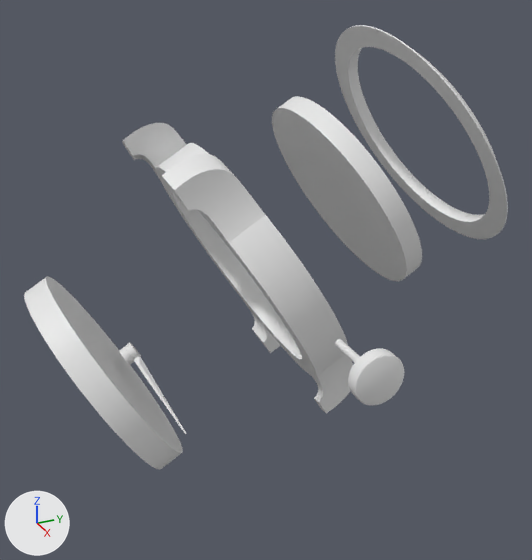
What one commit did to the glTF model watchstatistic-new/public/watch.glb.
One viewpoint serves both versions: a 50 mm lens placed at (1.932, -0.817, 1.296), pointed at (0.115, 0.0, 0.388). Arrows for +X, +Y and +Z are at lower left; the lights stay in place. Vertices at the same position are counted once.

Objects in the first picture: 'website - Bezel', 'website - Case', 'website - Crown', 'website - Glass', 'website - Hours', 'website - Minutes', 'website - Part 8'.
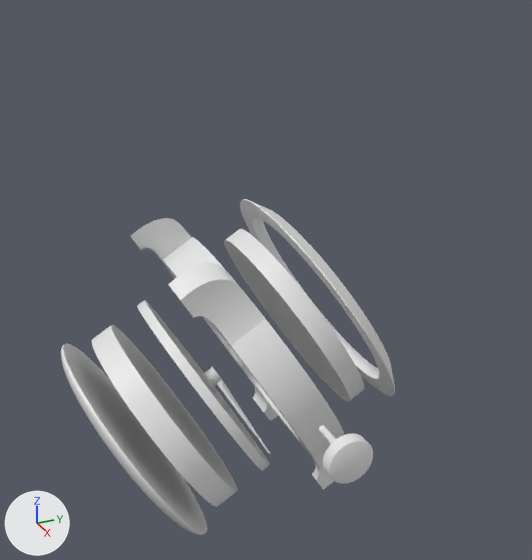
Patch to the scene script:
```diff
--- a/watchstatistic-new/public/watch.glb.py
+++ b/watchstatistic-new/public/watch.glb.py
@@ me_website___bezel @@
-me_website___bezel.from_pydata(...)  # 876 vertices, 1752 faces; spans x -0.4..0.4, y 0.372..0.776, z 0.384..1.078
+me_website___bezel.from_pydata(...)  # 876 vertices, 1752 faces; spans x -0.4..0.4, y 0.025..0.43, z -0.116..0.578
+# me_website___bezel part 1: 876 vertices removed from x -0.4..0.4, y 0.372..0.776, z 0.384..1.078
+# me_website___bezel part 2: 876 vertices added at x -0.4..0.4, y 0.025..0.43, z -0.116..0.578
@@ me_website___case @@
-me_website___case.from_pydata(...)  # 4804 vertices, 9608 faces; spans x -0.4..0.4, y -0.322..0.259, z -0.063..0.811
+me_website___case.from_pydata(...)  # 4804 vertices, 9608 faces; spans x -0.4..0.4, y -0.322..0.259, z -0.363..0.511
+# me_website___case part 3: 4804 of 4804 vertices moved; they spanned x -0.4..0.4, y -0.322..0.259, z -0.063..0.811 and now span x -0.4..0.4, y -0.322..0.259, z -0.363..0.511; mean shift (0.0, 0.0, -0.3); largest move (0.184, -0.23, 0.678) -> (0.014, 0.148, -0.276)
@@ me_website___crown @@
 me_website___crown.from_pydata(...)  # 3026 vertices, 6048 faces; spans x 0.552..0.753, y -0.065..0.065, z 0.335..0.465
+# me_website___crown part 4: all 2881 vertices in x 0.7..0.753, y -0.065..0.065, z 0.335..0.465 are moved by (-0.1, 0.0, -0.3)
+# me_website___crown part 5: all 145 vertices in x 0.552, y -0.01..0.01, z 0.39..0.41 are moved by (-0.066, 0.0, -0.3)
@@ me_website___glass @@
 me_website___glass.from_pydata(...)  # 332 vertices, 660 faces; spans x -0.33..0.33, y 0.129..0.511, z 0.284..0.886
+# me_website___glass part 6: the whole mesh is moved by (0.0, -0.173, -0.4)
@@ me_website___hours @@
-me_website___hours.from_pydata(...)  # 657 vertices, 1314 faces; spans x -0.197..0.027, y -0.429..-0.355, z 0.061..0.195
+me_website___hours.from_pydata(...)  # 657 vertices, 1314 faces; spans x -0.197..0.027, y -0.169..-0.095, z -0.089..0.045
+# me_website___hours part 7: 657 vertices removed from x -0.197..0.027, y -0.429..-0.355, z 0.061..0.195
+# me_website___hours part 8: 657 vertices added at x -0.197..0.027, y -0.169..-0.095, z -0.089..0.045
@@ me_website___minutes @@
-me_website___minutes.from_pydata(...)  # 645 vertices, 1290 faces; spans x -0.027..0.271, y -0.412..-0.317, z 0.034..0.204
+me_website___minutes.from_pydata(...)  # 645 vertices, 1290 faces; spans x -0.027..0.271, y -0.152..-0.057, z -0.116..0.054
+# me_website___minutes part 9: 645 vertices removed from x -0.027..0.271, y -0.412..-0.317, z 0.034..0.204
+# me_website___minutes part 10: 645 vertices added at x -0.027..0.271, y -0.152..-0.057, z -0.116..0.054
@@ ob_website___part_8 @@
-ob_website___part_8 = bpy.data.objects.new('website - Part 8', me_website___part_8)
@@ ob_website___part_9 @@
+ob_website___part_9 = bpy.data.objects.new('website - Part 9', me_website___part_9)  # 333 vertices, 662 faces; spans x -0.33..0.33, y -0.498..-0.103, z -0.378..0.231
+ob_website___part_9.location = (0.0, 0.0, 0.0)
@@ ob_website___dial @@
+ob_website___dial = bpy.data.objects.new('website - Dial', me_website___dial)  # 618 vertices, 1236 faces; spans x -0.33..0.33, y -0.347..0.009, z -0.291..0.296
+ob_website___dial.location = (0.0, 0.0, 0.0)
@@ ob_website___caseback @@
+ob_website___caseback = bpy.data.objects.new('website - CaseBack', me_website___caseback)  # 11468 vertices, 22932 faces; spans x -0.37..0.37, y -0.593..-0.213, z -0.453..0.19
+ob_website___caseback.location = (0.0, 0.0, 0.0)
```

Changed parts and their boxes (x1, y1, x2, y2) in the pictures (532 x 560 px; the box of a moved part takes in the faces that stretch with it):
'website - Case', reshaped (7% narrower, 7% shorter): before (122, 123, 353, 413); after (130, 218, 344, 489)
'website - Glass', mesh moved: before (272, 96, 422, 281); after (224, 229, 365, 402)
'website - Bezel', reshaped (10% narrower, 8% shorter): before (335, 25, 508, 239); after (240, 199, 395, 396)
'website - Part 8', deleted: before (24, 276, 183, 470)
'website - Part 9', added: after (92, 325, 237, 507)
'website - CaseBack', added: after (61, 343, 207, 535)
'website - Crown', reshaped (21% narrower, 10% shorter): before (335, 339, 404, 405); after (319, 425, 373, 484)
'website - Dial', added: after (137, 300, 270, 471)
'website - Minutes', reshaped: before (124, 343, 186, 434); after (207, 367, 270, 453)
'website - Hours', reshaped: before (119, 347, 134, 365); after (202, 371, 217, 388)
part 1 of me_website___bezel, deleted: before (335, 25, 508, 239)
part 2 of me_website___bezel, added: after (240, 199, 395, 396)
part 4 of me_website___crown, moved or reshaped: before (348, 348, 404, 405); after (323, 433, 373, 484)
part 5 of me_website___crown, moved or reshaped: before (335, 339, 360, 363); after (319, 425, 336, 444)
part 7 of me_website___hours, deleted: before (119, 347, 134, 365)
part 8 of me_website___hours, added: after (202, 371, 217, 388)
part 9 of me_website___minutes, deleted: before (124, 343, 186, 434)
part 10 of me_website___minutes, added: after (207, 367, 270, 453)
